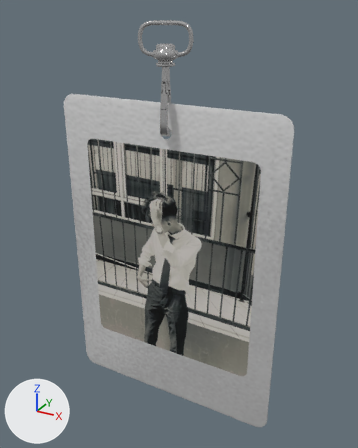
A saved change to the glTF model public/assets/lanyard/card.glb.
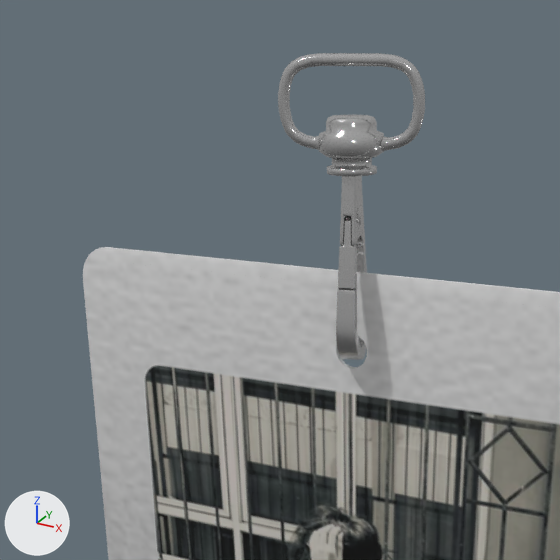
Each version appears first whole from a camera (50 mm lens) standing at (0.513, -1.615, 1.231) and looking at (-0.151, -0.408, 0.627), and next in a close-up on the part from 9% to 68% of the width and 0% to 47% of the height. The axes (+X, +Y, +Z) are drawn at lower left. The lights are the same throughout. The older version's two pictures come first. Where no turn or scale is listed for an object, it has been applied to the vertices.

Objects in the first close-up: 'card', 'clamp', 'clip'.
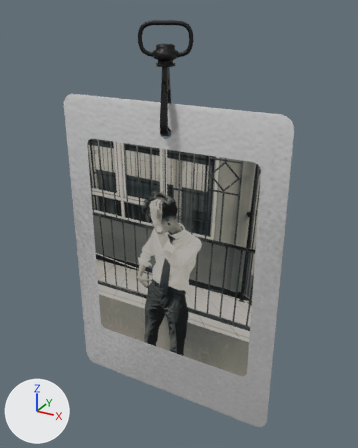
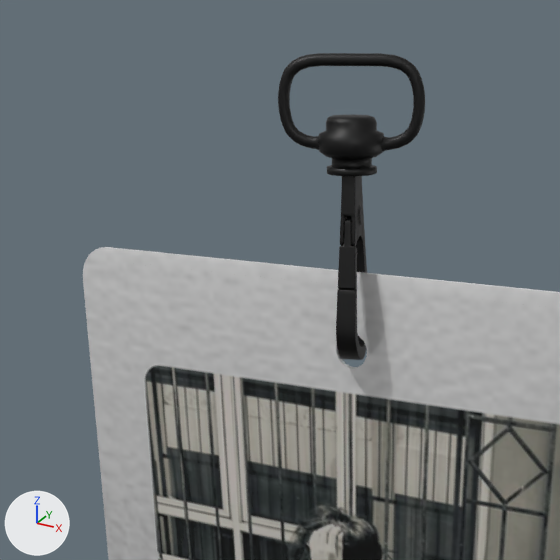
Where the change shows, as pixel boxes [x1, y1, x2, y2] in the close-ups (560 x 560 px):
```json
{"object": "clip", "change": "recoloured, surface changed", "before": [278, 53, 425, 176], "after": [278, 53, 425, 176], "on screen": "light grey to dark grey"}
{"object": "clamp", "change": "recoloured, surface changed", "before": [336, 176, 367, 360], "after": [336, 176, 367, 360], "on screen": "light grey to dark grey"}
```

Edits to the scene script, one JSON object a line:
```json
{"op": "set", "path": "mat_metal.base_color", "old": "(0.617, 0.617, 0.617)", "new": "(0.0364, 0.0364, 0.0364)", "note": "light grey #cecece -> dark grey #363636"}
{"op": "set", "path": "mat_metal.roughness", "old": "0.13", "new": "0.5"}
```
